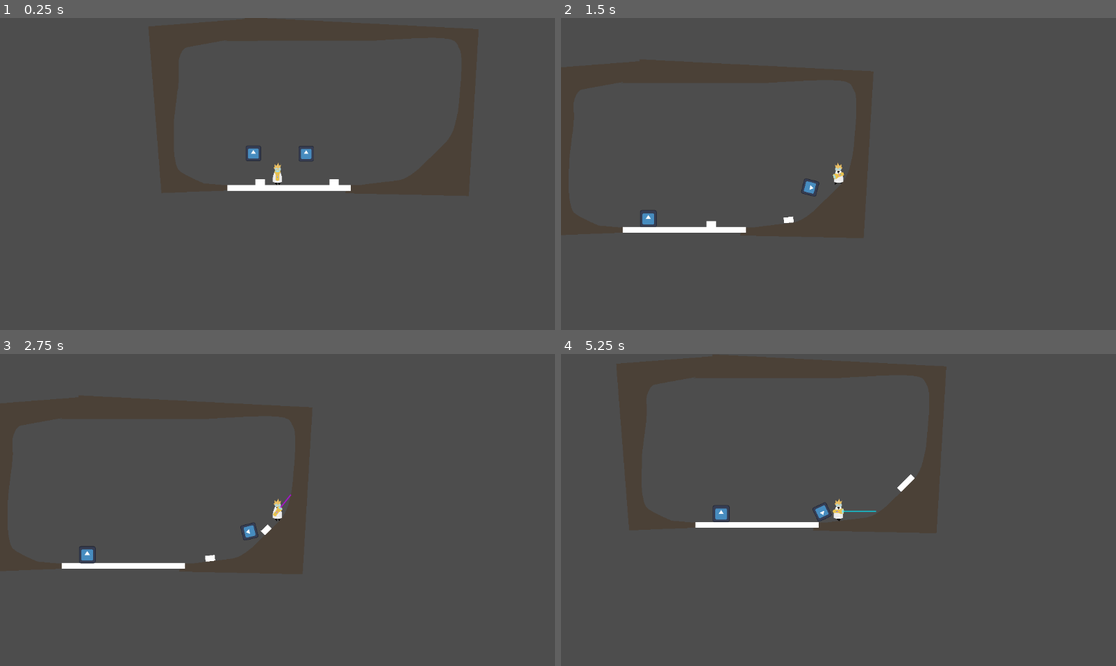
Above: before the commit, frames 1-4 (two rows, left to right).
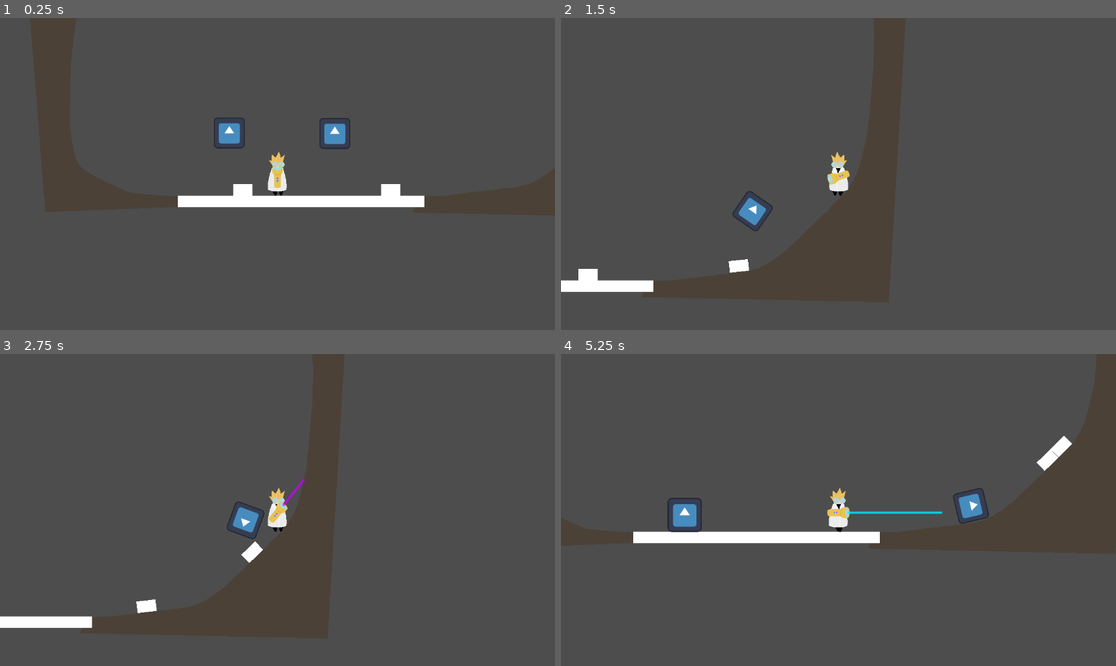
Above: after the commit, the same moments.

Repository: rafesholler/GMTK-2024
Game: Godot game, scene res://levels/test.tscn
The game is run twice, just before and just after one commit, with the same random seed, the same clock (stepped at 60 frames per second) and the same inputs. This scene is started directly instead of the project's main scene. The engine's default icon, where the game draws it, is replaced by a stand-in: a white triangle on a blue panel in a dark square.
Inputs (mouse positions are in pixels of both pictures, inside the frame that each line leads up to):
- Up to frame 1 (0.25 s): no input
- Up to frame 2 (1.5 s): tap Enter (ui_accept) at 0.5 s; move the mouse to (816, 177) at 0.52 s; hold D (Right) 0.53-1.28 s; hold E (Enlarge) 0.53-1.28 s; click (816, 177) at 0.67 s; tap Space (Jump) at 0.77 s; move the mouse to (749, 202) at 1.27 s; hold S from 1.28 s (still down); tap F (Pick_Place) at 1.35 s; click (749, 202) at 1.42 s
- Up to frame 3 (2.75 s): tap Space (Jump) at 1.52 s; move the mouse to (333, 441) at 2.02 s; release S at 2.03 s; hold D (Right) from 2.03 s (still down); hold Q (Shrink) from 2.03 s (still down)
- Up to frame 4 (5.25 s): move the mouse to (810, 572) at 2.77 s; release D (Right) at 2.78 s; release Q (Shrink) at 2.78 s; hold W 2.78-3.53 s; tap E (Enlarge) at 2.85 s; click (810, 572) at 2.92 s; tap Space (Jump) at 3.02, 3.77, 4.52 s; move the mouse to (1005, 556) at 3.52 s; hold F (Pick_Place) 3.53-4.28 s; hold A (Left) 3.53-5.03 s; move the mouse to (672, 463) at 4.27 s; tap Q (Shrink) at 4.35 s; move the mouse to (866, 510) at 5.02 s; hold S from 5.03 s (still down); hold E (Enlarge) from 5.03 s (still down); click (866, 510) at 5.17 s

The runs differ from the first frame. In frame 1, 3.5% of the frame differs, in the area x 32-77%, y 31-61%; in frame 2, 2.3%; in frame 3, 2.3%; in frame 4, 4.0%, in the area x 13-93%, y 26-61%.

Commit message:
unimportant

Diff:
--- a/Testing/Scenes and Scripts/object.gd
+++ b/Testing/Scenes and Scripts/object.gd
@@ -24,6 +24,7 @@
 var scale_on_ready = true
 
 func _ready() -> void:
+
 	shrink_scale = base_scale - shrink_limit
 	enlarge_scale = base_scale + enlarge_limit
 	mass = base_mass * $CollisionShape2D.scale.x #note: this is in case we want to have a scaled up object that you need to scale down or smth
@@ -31,8 +32,7 @@
 		$Sprite2D.scale = Vector2(base_scale, base_scale)
 		$CollisionShape2D.scale = Vector2(base_scale, base_scale)
 		$Area2D/CollisionShape2D.scale = Vector2(base_scale, base_scale)
-
-
+	print(get_inertia())
 
 func _physics_process(delta: float) -> void:
 	if scaling:
--- a/characters/player.gd
+++ b/characters/player.gd
@@ -7,7 +7,7 @@
 @export var FRICT = 10.0
 @export var weight = 1
 @export var max_health = 3
-@export var push_force = 5
+@export var push_force = 10
 var health = max_health
 
 var inventory : Scalable
--- a/characters/tiny/ant.gd
+++ b/characters/tiny/ant.gd
@@ -4,7 +4,7 @@
 @export var speed : float
 @export var acceleration : float
 @export_enum("Left:-1", "Right:1") var direction : int
-@export var max_push_force = 10 #note: the player's push force is 50
+@export var max_push_force = 20 #note: the player's push force is 50
 var push_force = 0
 var stopped = false
 var timer = 0
--- a/levels/test.tscn
+++ b/levels/test.tscn
@@ -61,7 +61,6 @@
 collision_layer = 2
 
 [node name="Camera2D" type="Camera2D" parent="CharacterBody2D"]
-zoom = Vector2(0.5, 0.5)
 
 [node name="Object" parent="." instance=ExtResource("4_khk0t")]
 position = Vector2(97, -170)
Not shown, changed: addons/phantom_camera/fonts/Nunito-Black.ttf.import
Not shown, changed: addons/phantom_camera/fonts/Nunito-Regular.ttf.import
